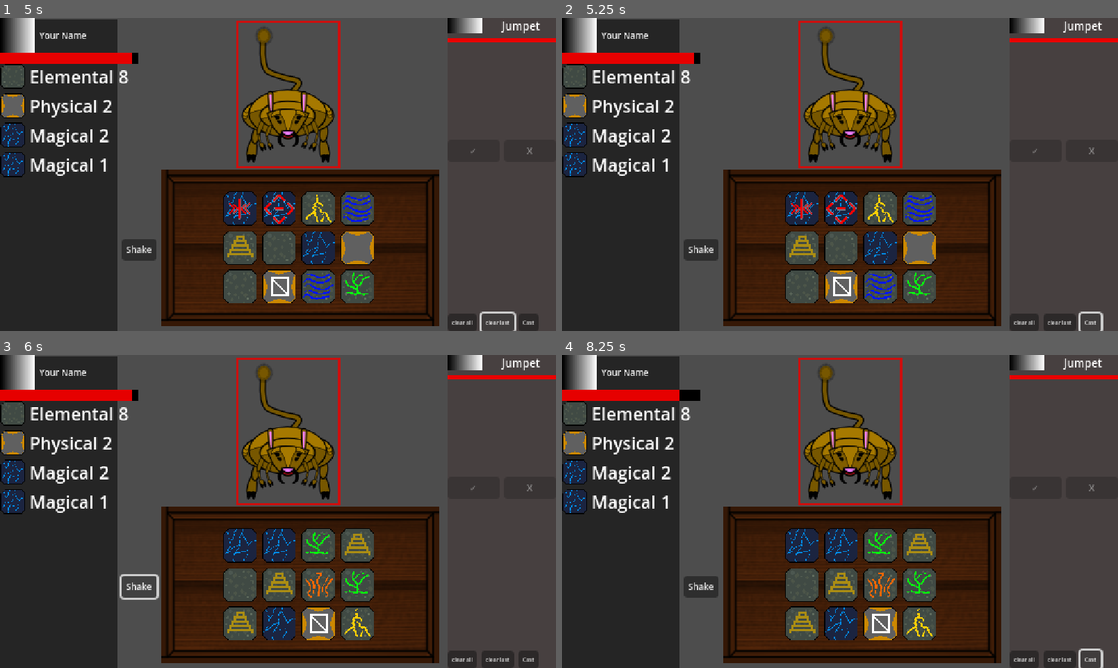
Above: before the commit, frames 1-4 (two rows, left to right).
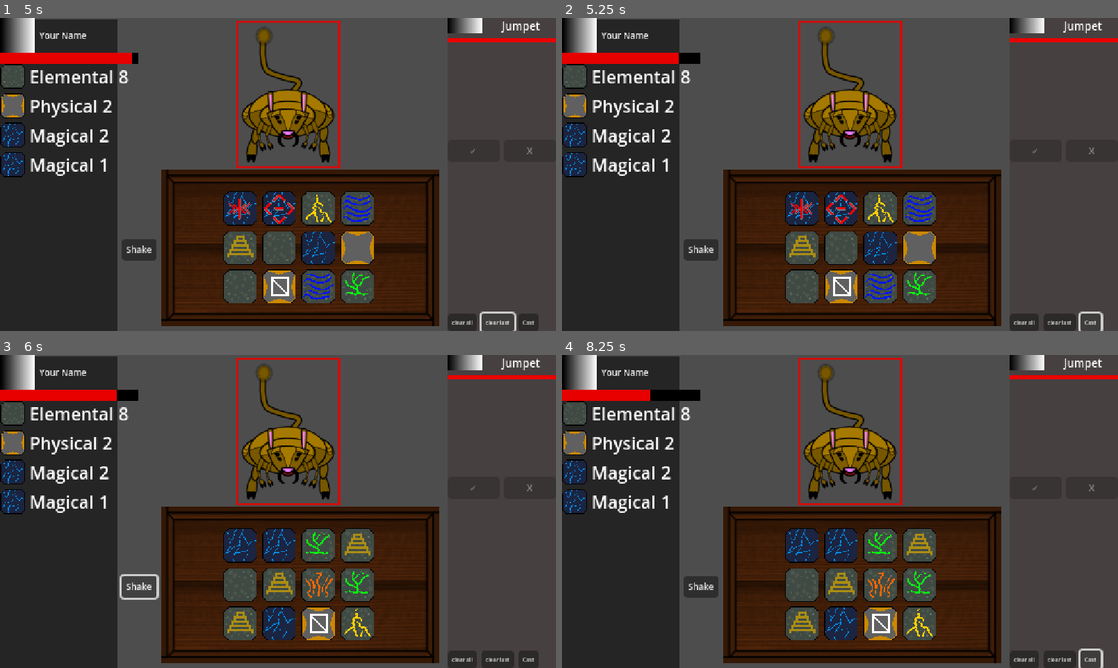
Above: after the commit, the same moments.

Repository: brianhall1313/rune-box-dice-roller
Game: Godot game, scene res://scenes/encounter.tscn
Two runs of this game, one before a commit and one after it. Both use one fixed random seed, a clock stepped at 60 frames per second and the inputs below. The project has no main scene, so this scene is started directly.
Inputs:
- Up to frame 1 (5 s): click "clear all" at 0.5 s; click "clear last" at 1.25 s; click "Cast" at 2 s; click "Shake" at 2.75 s; click "clear all" at 3.5 s; click "clear last" at 4.25 s
- Up to frame 2 (5.25 s): click "Cast" at 5 s
- Up to frame 3 (6 s): click "Shake" at 5.75 s
- Up to frame 4 (8.25 s): click "clear all" at 6.5 s; click "clear last" at 7.25 s; click "Cast" at 8 s

Frame 1 is identical in both runs. In frame 2, 0.1% of the frame differs, in the area x 21-24%, y 11-15%; in frame 3, 0.1%; in frame 4, 0.2%, in the area x 15-22%, y 11-15%.
Error before the commit: Invalid access to property or key 'defence' on a base object of type 'AnimatedSprite2D (Monster)'. (res://scenes/encounter.gd:162)

Commit message:
encapsulated health so we don't have to update everywhere, player works, still have to add to monsters

Diff:
--- /dev/null
+++ b/resources/health.gd
@@ -0,0 +1,52 @@
+extends Node
+class_name Health
+
+
+@export var max_health:int = 100
+@export var health:int = max_health
+@export var defense:int = 0
+@export var resistances:Dictionary = {}
+
+
+#this is probably only for the player character, but it needs to be here
+func setup(new_max_health:int,new_health:int) -> void:
+	self.max_health = new_max_health
+	self.health = new_health
+
+func defend(shield:int)->void:
+	defense += shield
+
+func reset_defense() -> void:
+	defense = 0
+
+func get_damage_multiplier(type:String) -> float:
+	if type in resistances.keys():
+		return resistances[type]/100.0
+	else:
+		return 1.0
+
+func take_damage(incoming_damage:Damage, direct:bool = false)->void:
+	var multiplier: float = get_damage_multiplier(incoming_damage.type)
+	#print("multiplier for damage is: ",multiplier)
+	var damage = roundi(incoming_damage.damage * multiplier)
+	#print("my damage taken is ",damage, " of the type: ",incoming_damage.type)
+	var current_damage:int=0
+	if not direct:
+		if damage < defense:
+			defense -= damage
+			return
+		current_damage = damage - defense
+		defense = 0
+	else:
+		current_damage = damage
+	if current_damage >= health:
+		health = 0
+		return
+	health -= current_damage
+	print("ouch!", health )
+
+func heal(heal_amount:int)->void:
+	if health + heal_amount > max_health:
+		health = max_health
+	else:
+		health += heal_amount
--- /dev/null
+++ b/resources/health.tscn
@@ -0,0 +1,6 @@
+[gd_scene load_steps=2 format=3 uid="uid://c5d41p3om6lvl"]
+
+[ext_resource type="Script" path="res://resources/health.gd" id="1_6ip7b"]
+
+[node name="Health" type="Node"]
+script = ExtResource("1_6ip7b")
--- a/scenes/encounter.gd
+++ b/scenes/encounter.gd
@@ -159,7 +159,7 @@
 				scene_player.take_damage(action["attack"].call())
 				print(scene_player.health, " health left")
 			if action.keys().has("defence"):
-				monster.defence += action["defence"]
+				monster.defense += action["defence"]
 			if action.keys().has("effect"):
 				for effect in action["effect"].keys():
 					print("THIS IS THE EFFECT ", effect)
--- a/scenes/encounter.tscn
+++ b/scenes/encounter.tscn
@@ -2,8 +2,8 @@
 
 [ext_resource type="PackedScene" uid="uid://un86ip0c1s75" path="res://scenes/player_info_element.tscn" id="1_62fm1"]
 [ext_resource type="Script" path="res://scenes/encounter.gd" id="1_ntlaj"]
+[ext_resource type="PackedScene" uid="uid://bafdqhpqe7b6q" path="res://scenes/player.tscn" id="2_bb2np"]
 [ext_resource type="Script" path="res://scenes/ui.gd" id="2_dtx1n"]
-[ext_resource type="Script" path="res://scenes/player.gd" id="2_ki8dt"]
 [ext_resource type="PackedScene" uid="uid://c32sargkrku8f" path="res://scenes/jumpet.tscn" id="2_pm20s"]
 [ext_resource type="PackedScene" uid="uid://dka5ft4cxosrs" path="res://scenes/right_panel.tscn" id="2_yr2bm"]
 [ext_resource type="PackedScene" uid="uid://h587v4triyb6" path="res://scenes/active_panel.tscn" id="3_5nnk0"]
@@ -15,8 +15,7 @@
 [node name="encounter" type="Node2D"]
 script = ExtResource("1_ntlaj")
 
-[node name="player" type="Node" parent="."]
-script = ExtResource("2_ki8dt")
+[node name="player" parent="." instance=ExtResource("2_bb2np")]
 
 [node name="monster_manager" type="Node2D" parent="."]
 position = Vector2(265, 34)
--- a/scenes/player.gd
+++ b/scenes/player.gd
@@ -1,25 +1,19 @@
 extends Node
 class_name player
 
+@onready var health: Health = $Health
 
 var player_name:String = "Default"
-var max_health:int = 100
-var health:int = max_health
 var shifts:int = 0
-var defense:int = 0
-var resistances:Dictionary = {}
 var status:Dictionary = {"poison":3}
 
-func setup(info:Dictionary) -> void:
-	self.max_health = info["max_health"]
-	self.health = info["health"]
-
-
+func setup(info) -> void:
+	health.setup(info["max_health"],info["health"])
 
 func start_turn() -> void:
 	update_status()
-	defense = 0
-	if health == 0:
+	health.reset_defense()
+	if health.health == 0:
 		GlobalSignalBus.emit_player_death()
 
 func update_status() -> void:
@@ -28,41 +22,8 @@
 		if StatusManager.status_directory.keys().has(effect):
 			StatusManager.status_directory[effect].call(self)
 
-
-func defend(shield:int)->void:
-	defense += shield
-
-func get_damage_multiplier(type:String) -> float:
-	if type in resistances.keys():
-		return resistances[type]/100.0
-	else:
-		return 1.0
-
-func take_damage(incoming_damage:Damage, direct:bool = false)->void:
-	var multiplier: float = get_damage_multiplier(incoming_damage.type)
-	#print("multiplier for damage is: ",multiplier)
-	var damage = roundi(incoming_damage.damage * multiplier)
-	#print("my damage taken is ",damage, " of the type: ",incoming_damage.type)
-	var current_damage:int=0
-	if not direct:
-		if damage < defense:
-			defense -= damage
-			return
-		current_damage = damage - defense
-		defense = 0
-	else:
-		current_damage = damage
-	if current_damage >= health:
-		health = 0
-		return
-	health -= current_damage
-	print("ouch!", health )
-
-func heal(heal_amount:int)->void:
-	if health + heal_amount > max_health:
-		health = max_health
-	else:
-		health += heal_amount
+func take_damage(incomming_damage:Damage,direct:bool=false) -> void:
+	health.take_damage(incomming_damage,direct)
 
 func export() -> Dictionary:
-	return {"health":health}
+	return {"health":health.health}
--- /dev/null
+++ b/scenes/player.tscn
@@ -0,0 +1,9 @@
+[gd_scene load_steps=3 format=3 uid="uid://bafdqhpqe7b6q"]
+
+[ext_resource type="Script" path="res://scenes/player.gd" id="1_p01d5"]
+[ext_resource type="PackedScene" uid="uid://c5d41p3om6lvl" path="res://resources/health.tscn" id="2_ipd58"]
+
+[node name="player" type="Node"]
+script = ExtResource("1_p01d5")
+
+[node name="Health" parent="." instance=ExtResource("2_ipd58")]
--- a/scenes/player_info_element.gd
+++ b/scenes/player_info_element.gd
@@ -27,5 +27,5 @@
 	# pass a dice list to dice_inventory (raw or count unique above)
 
 func update_player_information(scene_player:player)->void:
-	player_health.max_value = scene_player.max_health
-	player_health.value = scene_player.health
+	player_health.max_value = scene_player.health.max_health
+	player_health.value = scene_player.health.health
